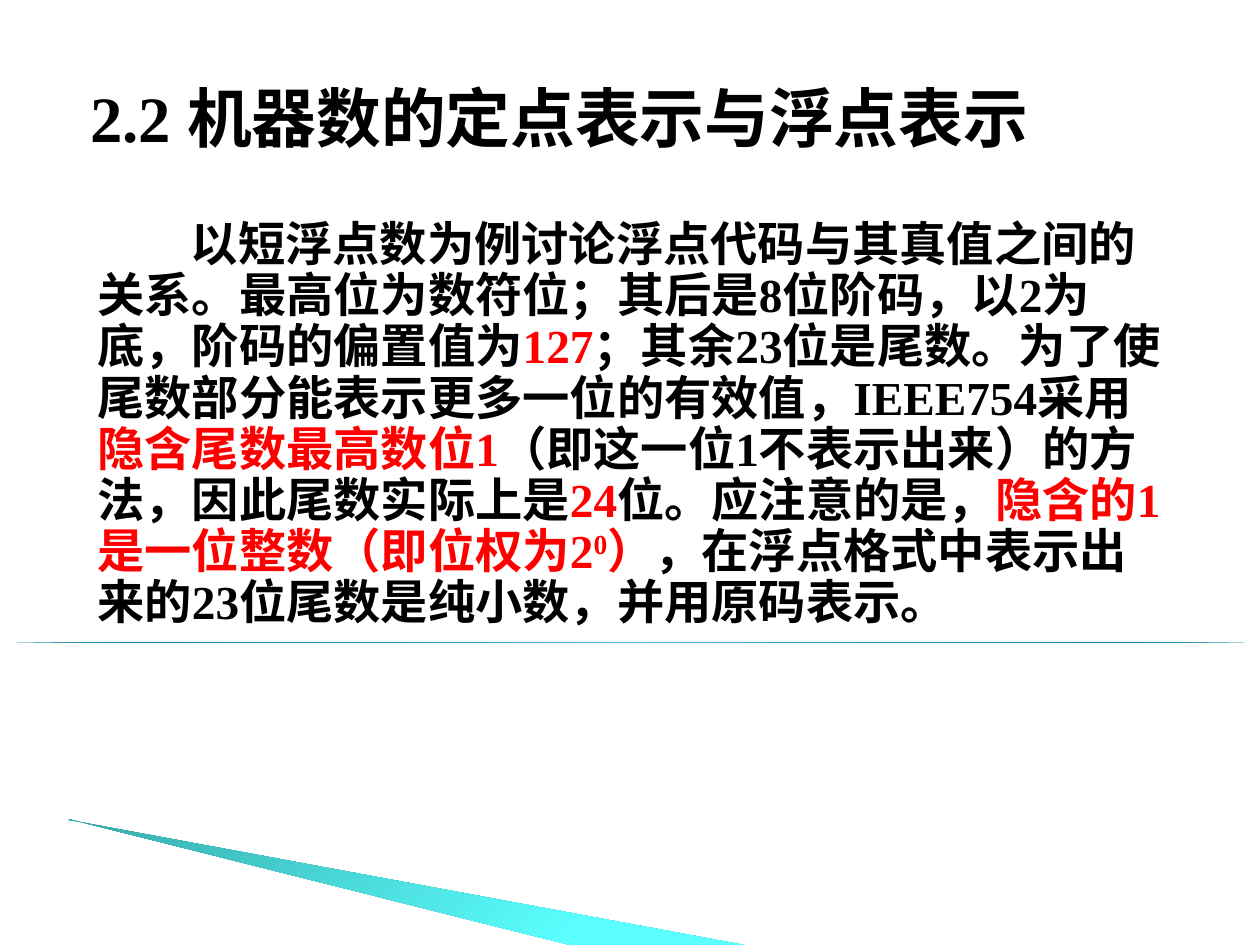
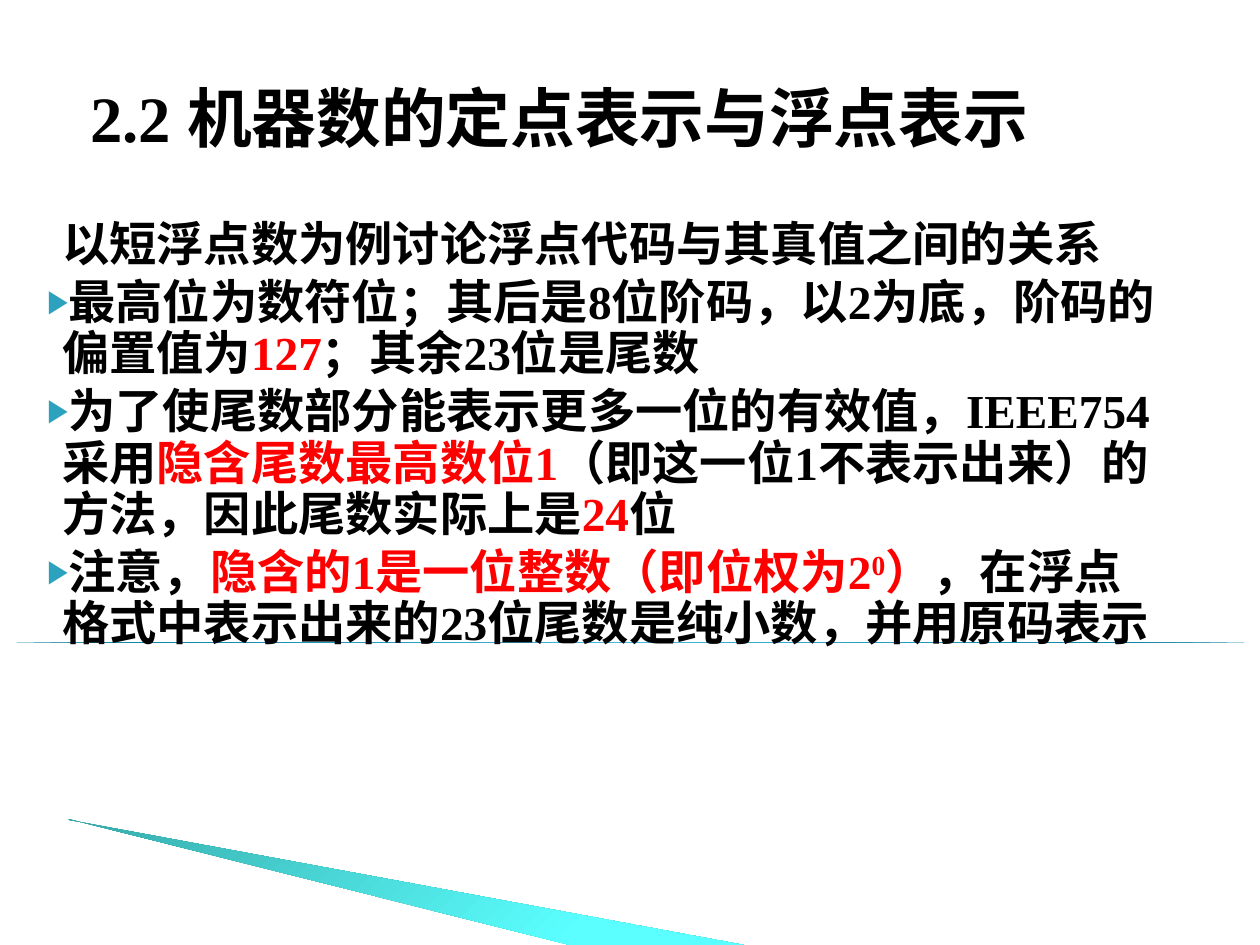
Before and after one commit to edu2act/course-computer-organization, a slide deck: slide 53 of materials/slides/chapter_2_01.ppt (slide 49 before the commit). Drawn at 1260x945 pixels with LibreOffice and Linux fonts; fonts in the diff are those of the drawing; background and template pictures are left out. Boxes give left, top, right and bottom in pixels: in the first picture for what was removed or moved away, otherwise in the second. Text is boxed around its words. In the diff, an @@ line names an element or a change of style, - is before the commit and + after.

```diff
--- a/materials/slides/chapter_2_01.ppt
+++ b/materials/slides/chapter_2_01.ppt
@@ text at [62, 220, 1155, 647]: text changed @@
-以短浮点数为例讨论浮点代码与其真值之间的关系。最高位为数符位；其后是8位阶码，以2为底，阶码的偏置值为127；其余23位是尾数。为了使尾数部分能表示更多一位的有效值，IEEE754采用隐含尾数最高数位1（即这一位1不表示出来）的方法，因此尾数实际上是24位。应注意的是，隐含的1是一位整数（即位权为20），在浮点格式中表示出来的23位尾数是纯小数，并用原码表示。
+以短浮点数为例讨论浮点代码与其真值之间的关系
+▶ 最高位为数符位；其后是8位阶码，以2为底，阶码的偏置值为127；其余23位是尾数
+▶ 为了使尾数部分能表示更多一位的有效值，IEEE754采用隐含尾数最高数位1（即这一位1不表示出来）的方法，因此尾数实际上是24位
+▶ 注意，隐含的1是一位整数（即位权为20），在浮点格式中表示出来的23位尾数是纯小数，并用原码表示
```
Also in this commit, not shown: 30 other slides changed, 6 slides added, 1 slide removed, 16 other files.
